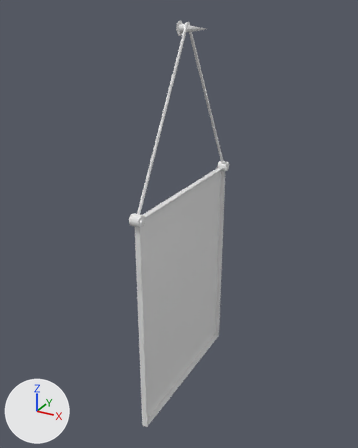
An edit to the FBX model Assets/_MAIN/Asset/SM_StaticMesh/SM_Puzzle_4/SM_Affiche.fbx, drawn before and after from the same camera.
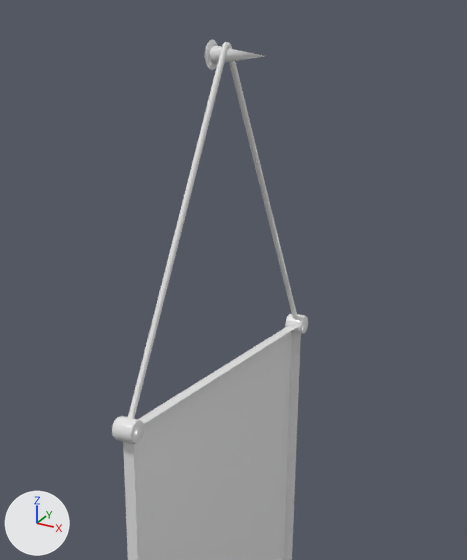
There are two pictures of each version: one whole from a 50 mm lens placed at (0.385, -0.769, 0.69), pointed at (-0.021, -0.031, 0.321), one close up on the part from 20% to 87% of the width and 0% to 64% of the height. Every picture has the same lights, and +X, +Y and +Z are marked at lower left. Where no turn or scale is listed for an object, it has been applied to the vertices. Vertices at the same position are counted once.

The older version as bpy lines, for what is in view:
```python
me_mesh = bpy.data.meshes.new('Mesh')
me_mesh.from_pydata(...)  # 624 vertices, 665 faces; spans x -0.026..0.026, y -0.172..0.172, z -0.351..0.351
me_mesh.materials.append(mat_m_affiche_drapeaux)  # white #e7e7e7
ob_sm_affiche_drapeaux_001 = bpy.data.objects.new('SM_Affiche_drapeaux_001', me_mesh)
ob_sm_affiche_drapeaux_001.location = (-0.001, -0.021, 0.317)
```
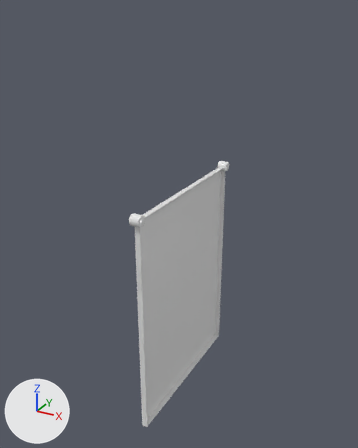
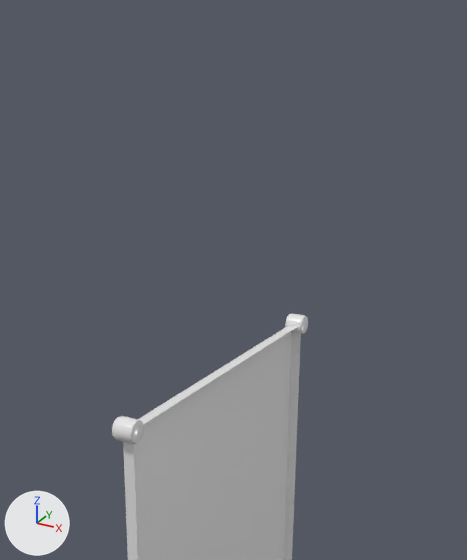
Where the newer file only moved an object's origin or applied its transform, the numbers keep the older frame.

Location of each change, (x1, y1, x2, y2) in pixels of the close-ups (467 x 560 px):
'SM_Affiche_drapeaux_001', reshaped: before (112, 40, 308, 560); after (112, 313, 308, 560)
part 1 of me_mesh, deleted: before (128, 42, 298, 418)
part 2 of me_mesh, deleted: before (205, 40, 264, 70)

What the commit changed:
me_mesh has 624 vertices, 665 faces and spans x -0.026..0.026, y -0.172..0.172, z -0.351..0.351.
me_mesh is used by ob_sm_affiche_drapeaux_001; location (-0.001, -0.021, 0.317).
me_mesh part 1: the loose piece of 250 vertices spanning x -0.012..-0.007, y -0.164..0.164, z 0.069..0.35 is deleted.
me_mesh part 2: the loose piece of 122 vertices spanning x -0.026..0.026, y -0.012..0.012, z 0.328..0.351 is deleted.
